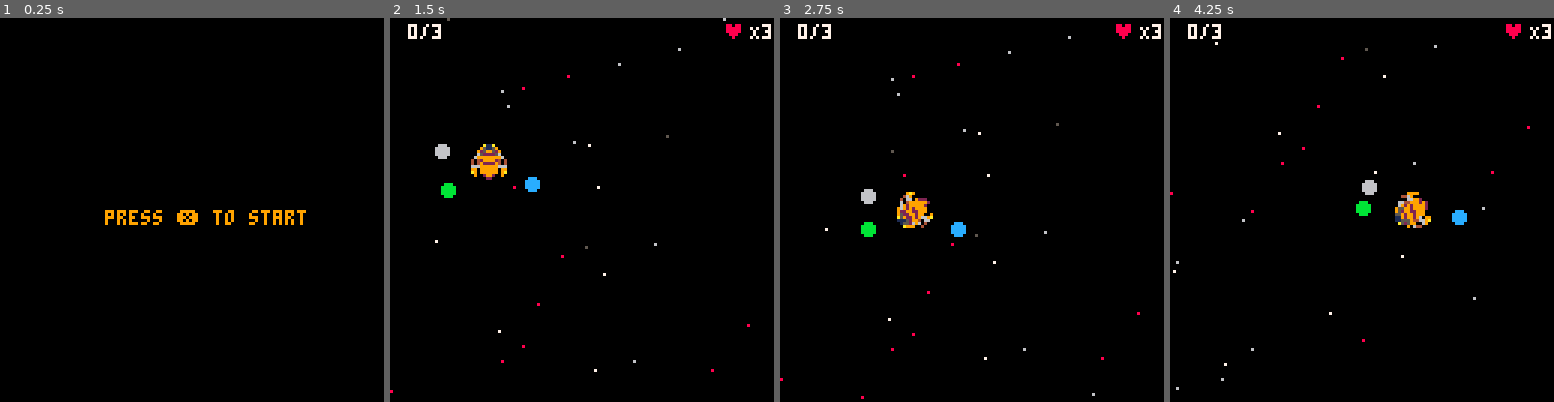
Above: before the commit, frames 1-4 (left to right).
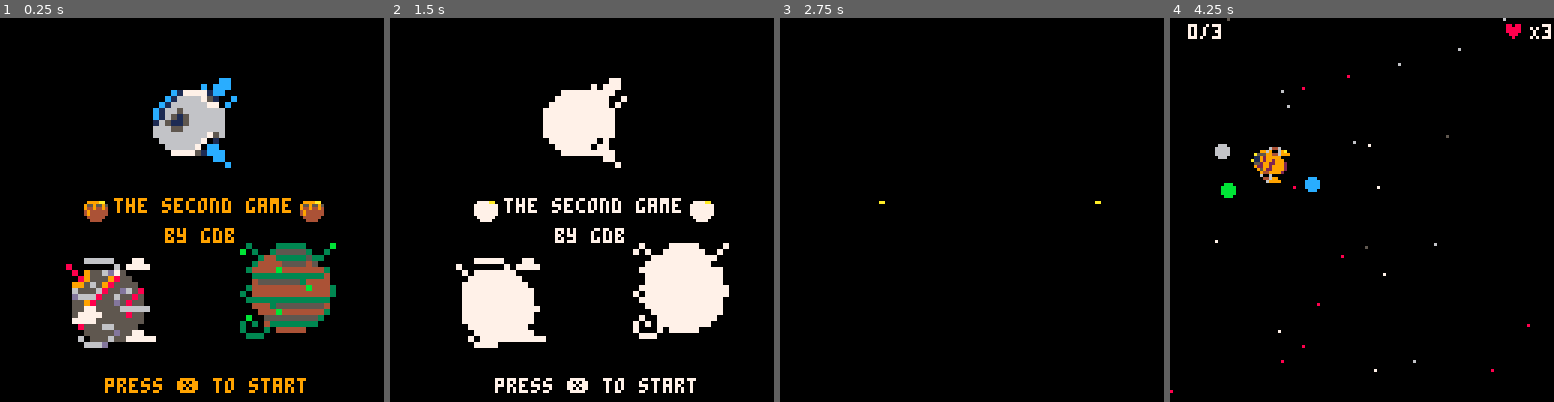
Above: after the commit, the same moments.

Repository: FrederikHR/GDB
Game: PICO-8 cartridge OW/ow.p8
Same seed, same stepped clock (60 frames per second), same inputs: the game is played once before the commit and once after it.
Inputs:
- Up to frame 1 (0.25 s): no input
- Up to frame 2 (1.5 s): tap X (X key) at 0.33, 1.07 s; tap O (Z key) at 0.7 s
- Up to frame 3 (2.75 s): hold Right 1.6-2.1 s; tap O (Z key) at 1.7, 2.1, 2.5 s; tap X (X key) at 1.85 s; hold Up 2.15-2.42 s; hold Right from 2.47 s (still down)
- Up to frame 4 (4.25 s): tap O (Z key) every 0.4 s from 2.9 to 4.1 s; tap X (X key) at 2.97, 4.08 s; release Right at 3.03 s; hold Left 3.08-3.58 s; hold Right from 4.02 s (still down)

The runs differ from the first frame. In frame 1, 14% of the frame differs, in the area x 17-88%, y 15-98%; in frame 2, 15%, in the area x 0-100%, y 0-98%; in frame 3, 1.5%; in frame 4, 2.3%.

Commit message:
start screen (almost done)

Diff:
--- a/OW/ow.p8
+++ b/OW/ow.p8
@@ -9,6 +9,21 @@
 function _init() menu_init() end
 
 function menu_init()
+
+	vine_x,vine_y=get_x_y(64)
+
+	vine_posx=80
+
+	ice_x,ice_y=get_x_y(66)
+	wind_x,wind_y=get_x_y(68)
+	--celeste code
+	starting=false
+	start_game_flash=0
+	music(2)
+	--celeste code
+
+
+	menu=true
  _update=menu_update
  _draw=menu_draw
  scene="menu"
@@ -22,11 +37,29 @@
 end
 
 function menu_update()
- if (btnp(❎)) game_init() --play the game
+	--update_transition()
+ if (btnp(❎)) and not starting then
+ 	music(-1)
+ 	sfx(7)
+ 	start_game_flash=50
+ 	starting=true
+ 	update_planets_menu()
+ end
+ if starting then
+ 	start_game_flash-=1
+ 	if start_game_flash <=-30 then
+ 			game_init() --play the game
+ 			starting=false
+
+ 	end
+ end
 end
 
 function game_init()
-
+	-- do transition here
+	-- have to wait, so that
+	-- transition can be over
+	-- before game_draw begins
 	game_over = false
 	_update=game_update
 	_draw=game_draw
@@ -57,12 +90,32 @@
 
 function menu_draw()
 	cls()
-	print("press ❎ to start",35,64, 9)
+	--draw_transition()
+
+
+
+	print("the second game",38,60, 9)
+	print("by gdb",55,70, 9)
+	spr(122, 28,60)
+	spr(122, 100,60)
+
+	print("press ❎ to start",35,120, 9)
+
+
+
+	sspr(vine_x, vine_y,16,16,vine_posx,75, 32,32)
+	sspr(ice_x, ice_y,16,16,47,20, 32,32)
+	sspr(wind_x, wind_y,16,16,20,80, 32,32)
+
+	if starting then
+		draw_starting_screen()
+	end
 end
 
 
 function game_draw()
 	cls()
+	pal()--reset palette
 	camera(cx,cy)
 	map(0, 0)
 	if p.space then
@@ -219,6 +272,43 @@
 		print(bx1.." "..bx2.." "..by1.." "..by2,cx+1,cy+80,7)
 	end
 end
+
+function draw_starting_screen()
+	pal()
+
+	-- start game flash
+	if starting then
+		local c=10
+		if start_game_flash > 10 then
+				c=7
+		elseif start_game_flash > 7 then
+			c=6
+		elseif start_game_flash > 3 then
+		 c=5
+		elseif start_game_flash > 0 then
+			c=1
+		else
+			c=0
+		end
+		--if c<10 then
+			pal(1,c)
+			pal(2,c)
+			pal(3,c)
+			pal(4,c)
+			pal(5,c)
+			pal(6,c)
+			pal(7,c)
+			pal(8,c)
+			pal(9,c)
+			pal(11,c)
+			pal(12,c)
+			pal(13,c)
+
+		--end
+	end
+end
+
+
 -->8
 --update
 
@@ -245,6 +335,17 @@
 		for _,e in pairs(enemies) do
 			update_enemy(e)
 		end
+	end
+end
+
+
+function update_planets_menu()
+
+	if vine_posx <120 then
+
+		vine_posx+=1
+	else
+		vine_posx=120
 	end
 end
 -->8
@@ -1135,6 +1236,58 @@
 
 
 --]]
+-->8
+--timer
+t=0
+
+function update_transition()
+ --increase timer
+ t+=0.05
+end
+
+function draw_transition()
+ cls()
+
+ --this crazy bit loops through
+ --limited background colors,
+ --and changes it when the
+ --screen is covered with white
+ local c = 12 + ((t-2.55)/4)%4
+ rectfill(0,0,128,128,c)
+
+ for i=0,8 do -- column loop
+  for j=0,8 do -- row loop
+    --x positions are snapped
+    --to 16px columns
+    local x = i*16
+
+    --this number sweeps back
+    --and forth from -1 to 1
+    local osc1 = sin(t+i*0.1)
+
+    --this number also sweeps
+    --back and forth, but at
+    --a different rate
+    local osc2 = sin(t/4+j*0.03)
+
+    --y positions are influenced
+    --by one of the sweepy
+    --numbers
+    local y = j*16 + osc1*10
+
+    --the circles' radii are
+    --influenced by the other
+    --sweepy number
+   circfill(x, y, osc2*15, 7)
+  end
+ end
+end
+-->8
+--sspr function
+function get_x_y(sp)
+ x,y = (sp % 16) * 8, flr(sp \ 16) * 8
+	return x,y
+end
 __gfx__
 00000000000000000000000000000000000000000000000000000000000000000000000000000000000000000000000000000000000000000000000000000000
 00000000000000000000000000000005666600000000000566660000000000000000000000000000000000000000000000000000000000056666000000000000
@@ -1169,17 +1322,17 @@
 000005d000dd0000000005d000dd0000000005d000dd0000000005d000dd000000000dd00000000000000dd000000000000000000000000000000000000dd000
 00000000000000000000000000000000000000000000000000000000000000000000000000000000000000000000000000000000000000000000000000000000
 030000333330000b0000000000000cc0000066666000770077777777666666666777777600000000000000008888888877777777777777770000000000000000
-b0300355555300300000000000c0ccc00000000006077770777777776666666667777666000000000000000088888888777777777c7777770c00000000000000
-000344333335330000000c177771cc0000000556d75000007777777777777777767777770000000000000000888888887c777c77c77777770c000c0000000000
-00344445555450000000c1666675100c0000555555550000777777777777677777777775000000000000000088888888c77cc777c77777770c000c0000000000
-034444b444444430000c1666666770c000055655555550000777777077767777777775550000000000000000888888887cc7cc7ccc777777cc00cc7000000000
-003333333333334000c16656666666000065556555d65500c077770c7777776777755555000000000000000088888888c77c7ccccc7777777cc0ccc000000000
-004555555534444000c165156666660000d6665556555500cc0770cc7677767777555555000000000000000088888888c7777ccc7c777777ccc7ccc700000000
-03444444444b44430016511566666600005555555d555500ccc00ccc7767777775555555000000000000000088888888c777777c77777777cccccccc00000000
+b0300355555300300000000000c0ccc00800000006077770777777776666666667777666000000000000000088888888777777777c7777770c00000000000000
+000344333335330000000c177771cc0000809556d75000007777777777777777767777770000000000000000888888887c777c77c77777770c000c0000000000
+00344445555450000000c1666675100c0008955598550000777777777777677777777775000000000000000088888888c77cc777c77777770c000c0000000000
+034444b444444430000c1666666770c000995659855550000777777077767777777775550000000000000000888888887cc7cc7ccc777777cc00cc7000000000
+003333333333334000c16656666666000065556855d65800c077770c7777776777755555000000000000000088888888c77c7ccccc7777777cc0ccc000000000
+004555555534444000c165156666660000d6668556558500cc0770cc7677767777555555000000000000000088888888c7777ccc7c777777ccc7ccc700000000
+03444444444b44430016511566666600005598555d585500ccc00ccc7767777775555555000000000000000088888888c777777c77777777cccccccc00000000
 3044444444444443006665566666660000557755556666600000000000000000000000005555555544444444c77777777777777c777777770000000000000000
-0333333333333330006666666667560000577775555555000000000008000000000003005555555549999994777ccc7c77cccc77cccccccc0000000000000000
+0333333333333330006666666667560000577775555855000000000008000000000003005555555549999994777ccc7c77cccc77cccccccc0000000000000000
 004443555555554000066666667010000077775555555500000000008a80000000003030555555554999999477c7ccc77c7cccc7000007000000000000000000
-000444b44444443000006666670cc00000055556655550000000000008000f8f0003003055555555499999947cccccc77ccc77cccccc7ccc0000000000000000
+000444b44444443000006666670cc00000085556655550000000000008000f8f0003003055555555499999947cccccc77ccc77cccccc7ccc0000000000000000
 0b0055555555530000000777751ccc00000055555d55770000000000030008383003000055555555499999947cccccc77ccc77ccccc7cccc0000000000000000
 3030433333333000000000000000cc00000605556557777700000000030000300303000055555555499999947c7ccc777cccccc7cc7cccc70000000000000000
 300030444440000000000000000000c00000666d00000000000000000300003003030000555555554999999477ccc77777cccc77cccccc7c0000000000000000
@@ -1193,13 +1346,13 @@
 4434444355556555555565550912999229122229333333bbb335543bbbb333330500500000000000409999040000000029992992111120000000000000000000
 5434444355555555555555550912909229122229333333bbb334444bbb3333300050050000000000444444440000000029992992111120000000000000000000
 0000000044444444444444440999000999999999333333bb00444440bb33333b0000000000000000000000000000000029952992222290000000000000000000
-00000000444444444444444409190009191222293333b3b000444440bb33333b004000000000004000000000000000009256521aa19950000000000000000000
-00aaa00044344444444455440919909919122229333b3bb000555550bbb3333b0094505000000094000000000000000099659911119560000000000000000000
-00a0a00043444443444455440919999919122229333b3bb000444440bbb33b330094050500000094000000000000000096929911119060000000000000000000
-00aaa00044444434444444440912999129122229333b3bb0004444400bb33bb3009405050000009400000000000000009969295dda0006000000000000000000
-000a00004444444445544444091229122912222933333b00004444400bb333330094505000000094000000000000000009699005dda006000000000000000000
-00aa0000434444444554454409122222291222290303b00000444440000bb30000400000000000400000000000000000056500005dda56500000000000000000
-00000000344444444444444409122222291222290003b000005555500000b000000000000000000000000000000000005666500005dda6650000000000000000
+00000000444444444444444409190009191222293333b3b000444440bb33333b004000000000004009999aa0000000009256521aa19950000000000000000000
+00aaa00044344444444455440919909919122229333b3bb000555550bbb3333b0094505000000094955955950000000099659911119560000000000000000000
+00a0a00043444443444455440919999919122229333b3bb000444440bbb33b330094050500000094944944940000000096929911119060000000000000000000
+00aaa00044444434444444440912999129122229333b3bb0004444400bb33bb3009405050000009449444444000000009969295dda0006000000000000000000
+000a00004444444445544444091229122912222933333b00004444400bb333330094505000000094494444440000000009699005dda006000000000000000000
+00aa0000434444444554454409122222291222290303b00000444440000bb30000400000000000400444444000000000056500005dda56500000000000000000
+00000000344444444444444409122222291222290003b000005555500000b000000000000000000000444400000000005666500005dda6650000000000000000
 b4b4b4b4b4b4b4b4b4b4b4b4b4b4b4b4b4b4b4b4b4b4b4b4b4b4b4b4b4b4b4b4b4b4b4b4b4b4b4b4b4b4b4b4b4b4b4b4b4b4b4b4b4b4b4b4b4b4b4b4b4b4b4b4
 b4b4b4b4b4b4b4b4b4b4b4b4b4b4b4b4b4b4b4b4b4b4b4b4b4b4b4b4b4b4b4b4b4b4b4b4b4b4b4b4b4b4b4b4b4b4b4b4b4b4b4b4b4b4b4b4b4b4b4b4b4b4b4b4
 94949494949494949494949494949494949494949494949494949494949494949494949494949494949494949494949494949494949494949494949494949494
@@ -1426,18 +1579,22 @@
 000000000000000000000000000000000000000000000000000000000000000000000000000000000000000000000000000000000000000000000000000000004b590000000000000000000000000000000000000000000000000000000000000000000000000000000000000000000000000000000000000000000000000059
 000000000000000000000000000000000000000000000000000000000000000000000000000000000000000000000000000000000000000000000000000000004b590000000000000000000000000000000000000000000000000000000000000000000000000000000000000000000000000000000000000000000000000059
 000000000000000000000000000000000000000000000000000000000000000000000000000000000000000000000000000000000000000000000000000000004b590000000000000000000000000000000000000000000000000000000000000000000000000000000000000000000000000000000000000000000000000059
-000000000000000000000000000000000000000000000000000000000000000000000000000000000000000000000000000000000000000000000000000000004b610000000000000000000000000000000000000000000000000000000000000000000000000000000000000000000000000000000000000000000000000059
-000000000000000000000000000000000000000000000000000000000000000000000000000000000000000000000000000000000000000000000000000000004b590000000000000000000061614b4b4b6161000000000000000000000000000000000000000000000000000000000000000000000000000000000000000059
-000000000000000000000000000000000000000000000000000000000000000000000000000000000000000000000000000000000000000000000000000000004b610000000000000000006161614b4b4b6161610000000000000000000000000000000000000000000000000000000000000000000000000000000000000059
-000000000000000000000000000000000000000000000000000000000000000000000000000000000000000000000000000000000000000000000000000000004b595959595959595959595959595959595959595959595959595959595959595959595959595959595959595959595959595959595959595959595959595959
-…(11 lines of a section not shown)…
+000000000000000000000000000000000000000000000000000000000000000000000000000000000000000000000000000000000000000000000000000000004b610000000000000000000000000000000000000000000000000000006262000000000000000000000000000000000000000000000000000000000000000059
+000000000000000000000000000000000000000000000000000000000000000000000000000000000000000000000000000000000000000000000000000000004b590000000000000000000061614b4b4b6161000000000000000000624b4b620000000000000000000000000000000000000000000000000000000000000059
+000000000000000000000000000000000000000000000000000000000000000000000000000000000000000000000000000000000000000000000000000000004b610000000000000000006161614b4b4b6161614b624b624b4b6262624b4b626200000000000000000000000000000000000000000000000000000000000059
+000000000000000000000000000000000000000000000000000000000000000000000000000000000000000000000000000000000000000000000000000000004b595959595959595959595959595959595959595959595959595959594b4b595959595959595959595959595959595959595959595959595959595959595959
+…(15 lines of a section not shown)…
Not shown, changed: the music (__music__) section of OW/ow.p8
Not shown, changed: the sound effects (__sfx__) section of OW/ow.p8
